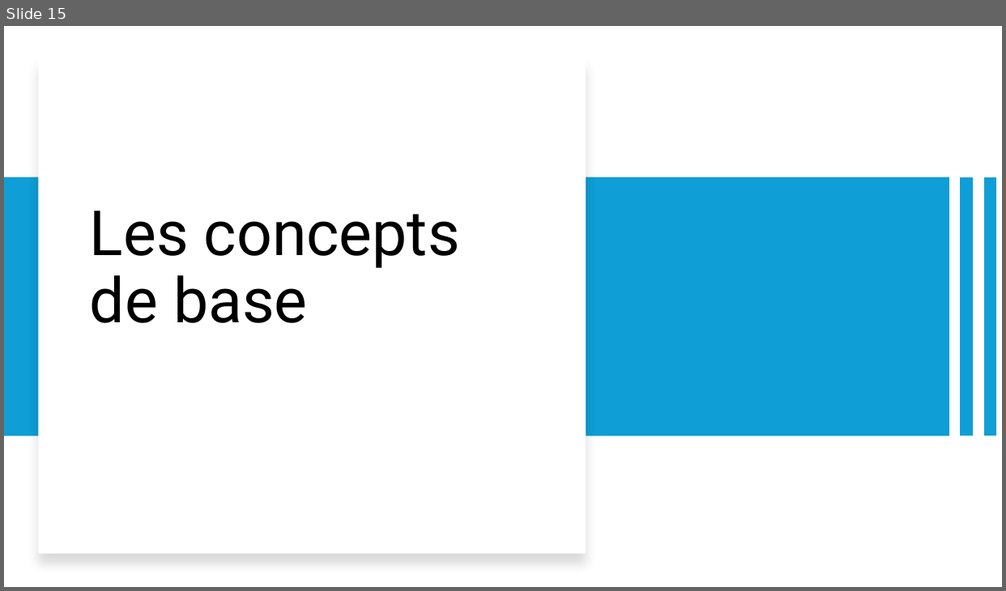
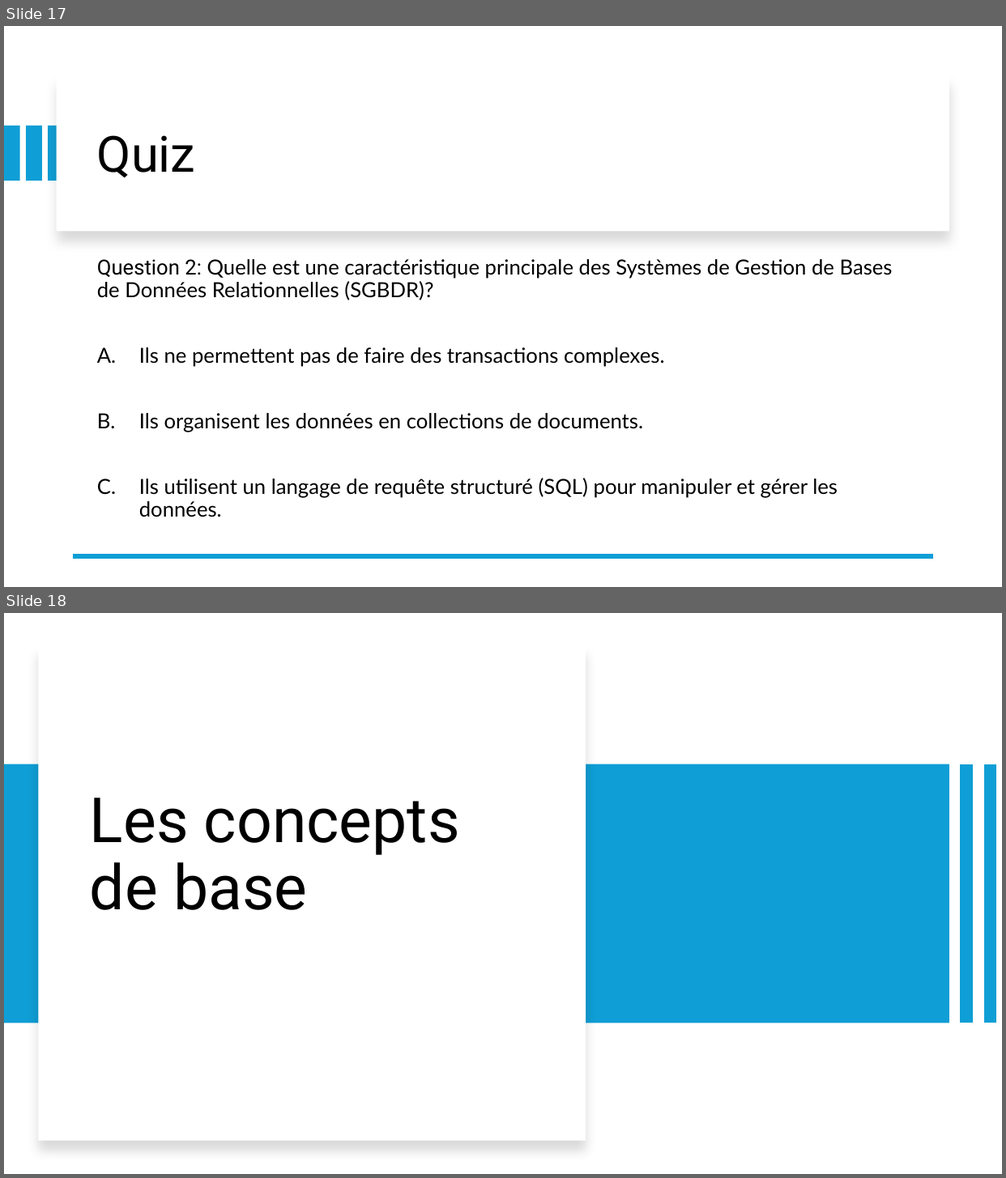
Before and after one commit to LeCoinStat/LeCoinStat, a slide deck: Bien_Debuter_SQL/Jour1/Bases_SQL_Guide_Pour_Bien_Démarrer.pptx. Shown one above the other, each under a label of ours: slide 15 before the commit, slides 17 and 18 after it. The pictures are 1006x591 and 1006x1178 pixels, drawn with LibreOffice and Linux fonts; fonts in the diff are those of the drawing. Boxes give left, top, right and bottom in pixels: in the first picture for what was removed or moved away, otherwise in the second. Text is boxed around its words. In the diff, an @@ line names an element or a change of style, - is before the commit and + after.

```diff
--- a/Bien_Debuter_SQL/Jour1/Bases_SQL_Guide_Pour_Bien_Démarrer.pptx
+++ b/Bien_Debuter_SQL/Jour1/Bases_SQL_Guide_Pour_Bien_Démarrer.pptx
@@ slide 17 added at (x1=4, y1=26, x2=1002, y2=587), background #FFFFFF @@
@@ rectangle added at (x1=57, y1=76, x2=949, y2=231), fill #FFFFFF @@
@@ rectangle added at (x1=4, y1=126, x2=19, y2=181), fill #0F9ED5 @@
@@ rectangle added at (x1=26, y1=126, x2=41, y2=181), fill #0F9ED5 @@
@@ rectangle added at (x1=49, y1=126, x2=64, y2=181), fill #0F9ED5 @@
@@ title added at (x1=97, y1=135, x2=196, y2=178), 48 pt, text #000000 @@
+Quiz
@@ text added at (x1=97, y1=259, x2=893, y2=518), 20 pt, text #000000 @@
+Question 2: Quelle est une caractéristique principale des Systèmes de Gestion de Bases de Données Relationnelles (SGBDR)?
+A. Ils ne permettent pas de faire des transactions complexes.
+B. Ils organisent les données en collections de documents.
+C. Ils utilisent un langage de requête structuré (SQL) pour manipuler et gérer les données.
@@ line added from (934, 557) to (73, 557), #0F9ED5 4.5 pt @@
@@ what was slide 15 is now slide 18 @@
```
Also in this commit, not shown: 12 slides changed, 6 other slides added, 1 slide removed, 1 other file.
